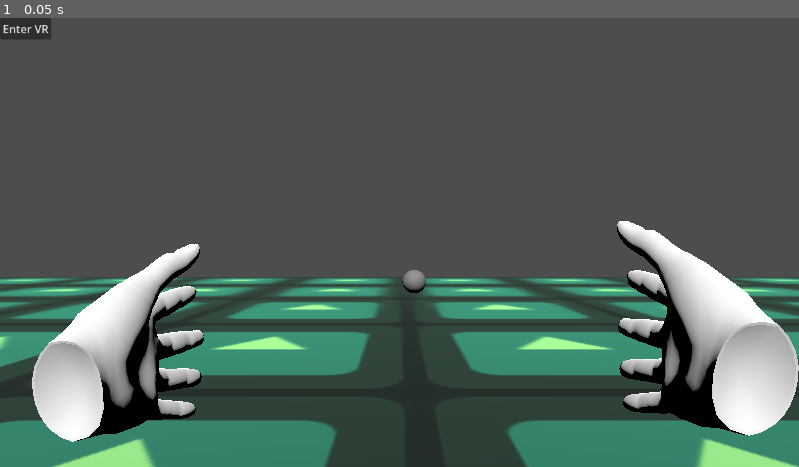
Above: before the commit, frame 1.
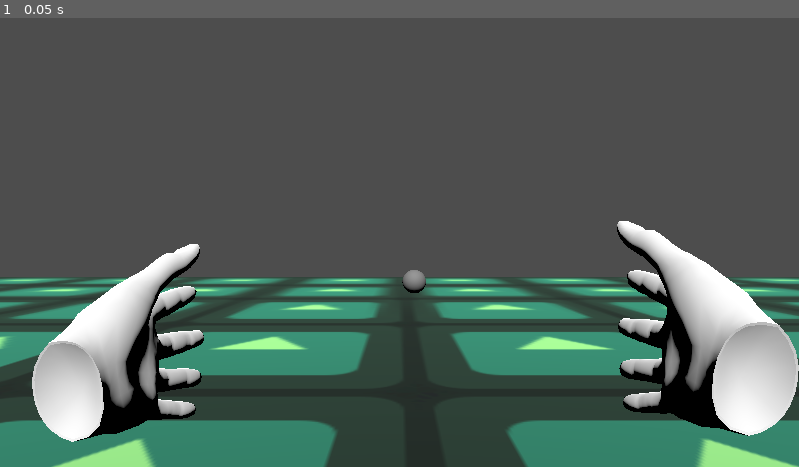
Above: after the commit, the same moment.

Repository: Hubi777111/rwr
Game: Godot game, scene res://main.tscn
The game is run twice, just before and just after one commit, with the same random seed, the same clock (stepped at 60 frames per second) and the same inputs. The engine's default icon, where the game draws it, is replaced by a stand-in: a white triangle on a blue panel in a dark square.
Inputs:
- Up to frame 1 (0.05 s): no input

The runs differ from the first frame. In frame 1, 0.3% of the frame differs, in the area x 0-7%, y 0-5%.
Error before the commit: Parse Error: Used tab character for indentation instead of space as used before in the file. (res://main.gd:10)

Commit message:
Zadanie 5: Dodanie płynnej lokomocji na lewej gałce

Diff:
--- a/project_files/main.gd
+++ b/project_files/main.gd
@@ -8,35 +8,35 @@
 
   webxr_interface = XRServer.find_interface("WebXR")
   if webxr_interface:
-	# WebXR uses a lot of asynchronous callbacks, so we connect to various
-	# signals in order to receive them.
-	webxr_interface.session_supported.connect(self._webxr_session_supported)
-	webxr_interface.session_started.connect(self._webxr_session_started)
-	webxr_interface.session_ended.connect(self._webxr_session_ended)
-	webxr_interface.session_failed.connect(self._webxr_session_failed)
+    # WebXR uses a lot of asynchronous callbacks, so we connect to various
+    # signals in order to receive them.
+    webxr_interface.session_supported.connect(self._webxr_session_supported)
+    webxr_interface.session_started.connect(self._webxr_session_started)
+    webxr_interface.session_ended.connect(self._webxr_session_ended)
+    webxr_interface.session_failed.connect(self._webxr_session_failed)
 
-	webxr_interface.select.connect(self._webxr_on_select)
-	webxr_interface.selectstart.connect(self._webxr_on_select_start)
-	webxr_interface.selectend.connect(self._webxr_on_select_end)
+    webxr_interface.select.connect(self._webxr_on_select)
+    webxr_interface.selectstart.connect(self._webxr_on_select_start)
+    webxr_interface.selectend.connect(self._webxr_on_select_end)
 
-	webxr_interface.squeeze.connect(self._webxr_on_squeeze)
-	webxr_interface.squeezestart.connect(self._webxr_on_squeeze_start)
-	webxr_interface.squeezeend.connect(self._webxr_on_squeeze_end)
+    webxr_interface.squeeze.connect(self._webxr_on_squeeze)
+    webxr_interface.squeezestart.connect(self._webxr_on_squeeze_start)
+    webxr_interface.squeezeend.connect(self._webxr_on_squeeze_end)
 
-	# This returns immediately - our _webxr_session_supported() method
-	# (which we connected to the "session_supported" signal above) will
-	# be called sometime later to let us know if it's supported or not.
-	webxr_interface.is_session_supported("immersive-vr")
+    # This returns immediately - our _webxr_session_supported() method
+    # (which we connected to the "session_supported" signal above) will
+    # be called sometime later to let us know if it's supported or not.
+    webxr_interface.is_session_supported("immersive-vr")
 
   $XROrigin3D/LeftController.button_pressed.connect(self._on_left_controller_button_pressed)
   $XROrigin3D/LeftController.button_released.connect(self._on_left_controller_button_released)
 
 func _webxr_session_supported(session_mode: String, supported: bool) -> void:
   if session_mode == 'immersive-vr':
-	if supported:
-	  $CanvasLayer.visible = true
-	else:
-	  OS.alert("Your browser doesn't support VR")
+    if supported:
+      $CanvasLayer.visible = true
+    else:
+      OS.alert("Your browser doesn't support VR")
 
 func _on_button_pressed() -> void:
   # We want an immersive VR session, as opposed to AR ('immersive-ar') or a
@@ -59,8 +59,8 @@
   # only know if it's really succeeded or failed when our
   # _webxr_session_started() or _webxr_session_failed() methods are called.
   if not webxr_interface.initialize():
-	OS.alert("Failed to initialize WebXR")
-	return
+    OS.alert("Failed to initialize WebXR")
+    return
 
 func _webxr_session_started() -> void:
   $CanvasLayer.visible = false
@@ -89,7 +89,7 @@
 func _process(_delta: float) -> void:
   var thumbstick_vector: Vector2 = $XROrigin3D/LeftController.get_vector2("thumbstick")
   if thumbstick_vector != Vector2.ZERO:
-	print ("Left thumbstick position: " + str(thumbstick_vector))
+    print ("Left thumbstick position: " + str(thumbstick_vector))
 
 func _webxr_on_select(input_source_id: int) -> void:
   print("Select: " + str(input_source_id))
Not shown, changed: docs/index.icon.png
